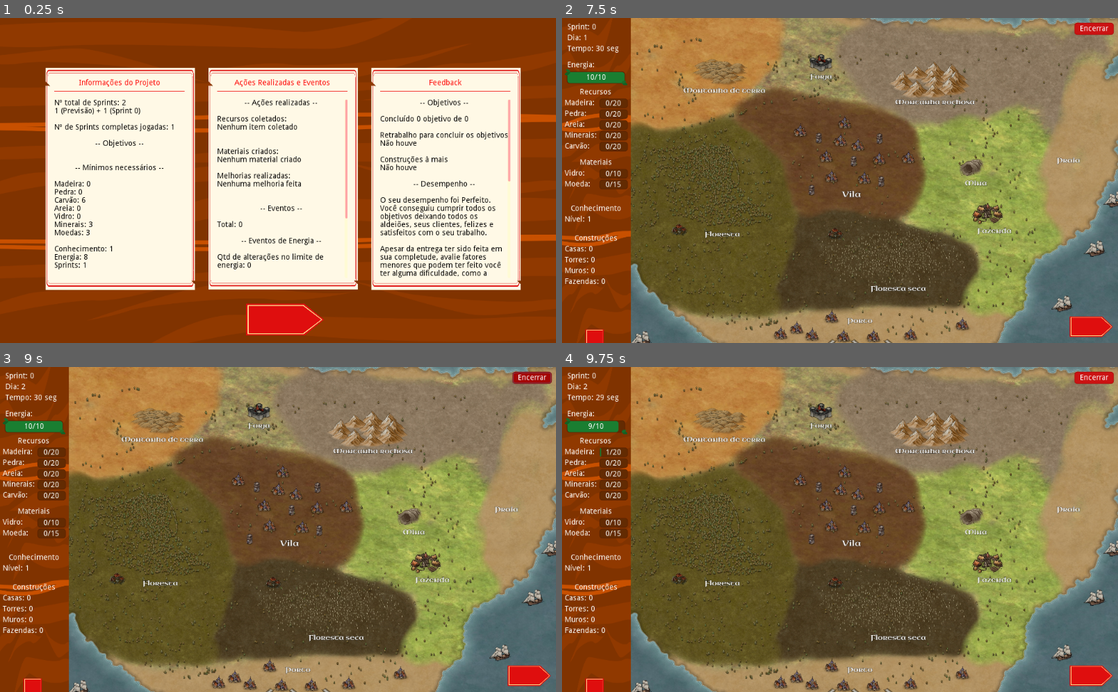
Above: before the commit, frames 1-4 (two rows, left to right).
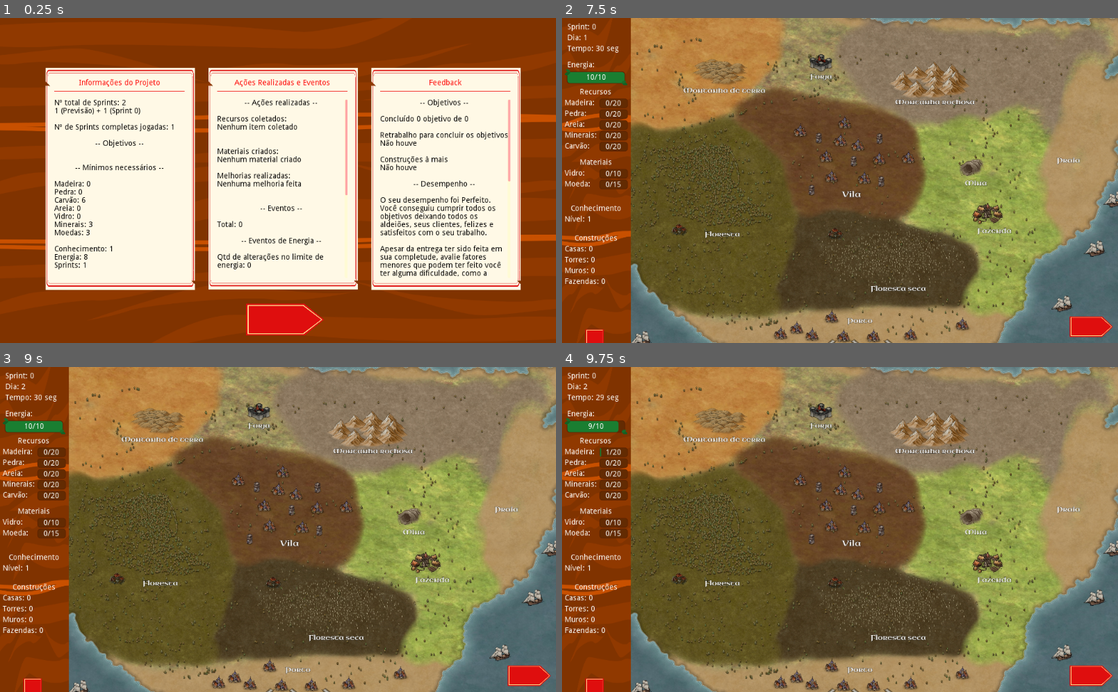
Above: after the commit, the same moments.

Repository: Gebp/TCC
Game: Godot game, scene res://Telas/5-Resultado.tscn
Same seed, same stepped clock (60 frames per second), same inputs: the game is played once before the commit and once after it. This scene is started directly instead of the project's main scene.
Inputs (mouse positions are in pixels of both pictures, inside the frame that each line leads up to):
- Up to frame 1 (0.25 s): no input
- Up to frame 2 (7.5 s): click (845, 320) at 0.5 s; click "Iniciar" at 1.25 s; click "- Selecione um Objetivo -" at 2 s; click "- Selecione um Objetivo -" at 2.75 s; click "- Selecione um Objetivo -" at 3.5 s; tap Enter at 4.25, 5.75 s; move the mouse to (962, 164) at 4.27 s; click (962, 164) at 4.42 s; tap Space at 5 s; drag from (728, 196) to (812, 245) at 5.02 s; move the mouse to (895, 109) at 5.77 s; click (895, 109) at 5.92 s; click (1090, 326) at 6.5 s; click (1090, 326) at 7.25 s
- Up to frame 3 (9 s): click (528, 675) at 8 s; click (533, 376) at 8.75 s, where only the run before the commit has a clickable "Encerrar"
- Up to frame 4 (9.75 s): click (706, 532) at 9.5 s

The runs differ from the first frame. In frame 1, less than 0.1% of the frame differs, in the area x 62-63%, y 54-62%; in frame 2, 0.3%, in the area x 92-100%, y 1-6%; in frame 3, 0.3%; in frame 4, 0.3%.
Error before the commit: Parse Error: Expected else after ternary if. (res://Scripts/exec.gd:65)

Commit message:
Eventos de Projeto
Adicionado os eventos negativos invitáveis e os eventos de seleção

Ajustada a parte do feedback que fala sobre as alterações causadas por eventos

Atualizado erro de escrita do título do jogo

Diff:
--- a/Agile_Vilage/Scripts/Btn_scripts/btn_p5.gd
+++ b/Agile_Vilage/Scripts/Btn_scripts/btn_p5.gd
@@ -56,6 +56,26 @@
 	GlobalVar.t_carvao = 0
 	GlobalVar.t_vidro = 0
 	GlobalVar.t_moeda = 0
+	# Validadores do bonus
+	GlobalVar.b_madeira = 0
+	GlobalVar.b_pedra = 0
+	GlobalVar.b_areia = 0
+	GlobalVar.b_minerais = 0
+	GlobalVar.b_carvao = 0
+	GlobalVar.b_vidro = 0
+	GlobalVar.b_moeda = 0
+	# Validadores donus
+	GlobalVar.o_madeira = 0
+	GlobalVar.o_pedra = 0
+	GlobalVar.o_areia = 0
+	GlobalVar.o_minerais = 0
+	GlobalVar.o_carvao = 0
+	GlobalVar.o_vidro = 0
+	GlobalVar.o_moeda = 0
+	GlobalVar.o_casas = 0
+	GlobalVar.o_torres = 0
+	GlobalVar.o_muros = 0
+	GlobalVar.o_fazendas = 0
 	# Validadores de completude [completo, sprint]
 	GlobalVar.c_obj_casas = [false, 0]
 	GlobalVar.c_obj_torres = [false, 0]
--- a/Agile_Vilage/Scripts/Singleton/global_var.gd
+++ b/Agile_Vilage/Scripts/Singleton/global_var.gd
@@ -58,6 +58,7 @@
 var micro_eventos = 0
 var eventos_inevitaveis = 0
 var eventos_selecionaveis = 0
+var ofertas_aceitas = 0
 # Validadores do total
 var t_energia = 10
 var t_madeira = 0
@@ -67,6 +68,26 @@
 var t_carvao = 0
 var t_vidro = 0
 var t_moeda = 0
+# Validadores do bonus
+var b_madeira = 0
+var b_pedra = 0
+var b_areia = 0
+var b_minerais = 0
+var b_carvao = 0
+var b_vidro = 0
+var b_moeda = 0
+# Validadores donus
+var o_madeira = 0
+var o_pedra = 0
+var o_areia = 0
+var o_minerais = 0
+var o_carvao = 0
+var o_vidro = 0
+var o_moeda = 0
+var o_casas = 0
+var o_torres = 0
+var o_muros = 0
+var o_fazendas = 0
 # Validadores de completude [completo, sprint]
 var c_obj_casas = [false, 0]
 var c_obj_torres = [false, 0]
--- a/Agile_Vilage/Scripts/exec.gd
+++ b/Agile_Vilage/Scripts/exec.gd
@@ -10,6 +10,10 @@
 var re_s = RandomNumberGenerator.new() # evento selecionável
 # nivel de alteração da energia
 var re_e = RandomNumberGenerator.new()
+# Valores para os eventos de compra
+var aqu = 0 # aquisiçao
+var pag = 0 # pagamento
+var be = 0
 
 func _ready():
 	if GlobalVar.sprint == 0:
@@ -54,46 +58,141 @@
 
 	if GlobalVar.sprint >= 3 and re_i >= abs(int(GlobalVar.sprint)-int(GlobalVar.dia)) and GlobalVar.dia == 1 or GlobalVar.dia == 4:
 		r.randomize()
-		var op = r.randi_range(1, 28)
+		var oe = r.randi_range(1, 28)
 		a.randomize()
 		var red = 0
-		if op < 16:
+		if oe < 16:
 			red = a.randi_range(1, 5)
 		else:
-			red = a.randi_range(1, 53
+			red = a.randi_range(1, 3)
 		# 1. Destruir Madeira
-		if GlobalVar.madeira > 0 and op == 2:
-			$Eventos/PopOnus.popup()
+		if GlobalVar.madeira > 0 and oe == 2:
+			GlobalVar.eventos_inevitaveis += 1
+			$Eventos/PopOnus.popup()
+			GlobalVar.madeira -= red
+			if GlobalVar.madeira < 0:
+				red -= GlobalVar.madeira
+				GlobalVar.madeira = 0
+			$Eventos/PopOnus/DetalheText.text = 'Um incêndio começou e atingiu seu depósito de Madeira. ' + str(red) + ' Madeira/s perdida/s.'
+			$Campos/Menu_lateral/Recursos/MadeiraBar/Madeira.text = str(GlobalVar.madeira) + '/' + str(GlobalVar.limite_madeira)
+			$Campos/Menu_lateral/Recursos/MadeiraBar.value = GlobalVar.madeira
+			GlobalVar.o_madeira += red
 		# 2. Destruir Pedra
-		if GlobalVar.pedra > 0 and op == 4:
-			$Eventos/PopOnus.popup()
+		elif GlobalVar.pedra > 0 and oe == 4:
+			GlobalVar.eventos_inevitaveis += 1
+			$Eventos/PopOnus.popup()
+			GlobalVar.pedra -= red
+			if GlobalVar.pedra < 0:
+				red -= GlobalVar.pedra
+				GlobalVar.pedra = 0
+			$Eventos/PopOnus/DetalheText.text = 'Um incêndio começou e atingiu seu depósito de Pedra. ' + str(red) + ' Pedra/s perdida/s.'
+			$Campos/Menu_lateral/Recursos/PedraBar/Pedra.text = str(GlobalVar.pedra) + '/' + str(GlobalVar.limite_pedra)
+			$Campos/Menu_lateral/Recursos/PedraBar.value = GlobalVar.pedra
+			GlobalVar.o_pedra += red
 		# 3. Destruir Areia
-		if GlobalVar.areia > 0 and op == 6:
-			$Eventos/PopOnus.popup()
+		elif GlobalVar.areia > 0 and oe == 6:
+			GlobalVar.eventos_inevitaveis += 1
+			$Eventos/PopOnus.popup()
+			GlobalVar.areia -= red
+			if GlobalVar.areia < 0:
+				red -= GlobalVar.areia
+				GlobalVar.areia = 0
+			$Eventos/PopOnus/DetalheText.text = 'Um furacão atingiu o vilarejo e destruiui parte do seu depósito de Areia. ' + str(red) + ' Areia/s perdida/s.'
+			$Campos/Menu_lateral/Recursos/AreiaBar/Areia.text = str(GlobalVar.areia) + '/' + str(GlobalVar.limite_areia)
+			$Campos/Menu_lateral/Recursos/AreiaBar.value = GlobalVar.areia
+			GlobalVar.o_areia += red
 		# 4. Destruir Carvão
-		if GlobalVar.carvao > 0 and op == 8:
-			$Eventos/PopOnus.popup()
+		elif GlobalVar.carvao > 0 and oe == 8:
+			GlobalVar.eventos_inevitaveis += 1
+			$Eventos/PopOnus.popup()
+			GlobalVar.carvao -= red
+			if GlobalVar.carvao < 0:
+				red -= GlobalVar.carvao
+				GlobalVar.carvao = 0
+			$Eventos/PopOnus/DetalheText.text = 'Um incêndio começou e atingiu seu depósito de Carvão. ' + str(red) + ' Carvão/ões perdido/s.'
+			$Campos/Menu_lateral/Recursos/CarvaoBar/Carvao.text = str(GlobalVar.carvao) + '/' + str(GlobalVar.limite_carvao)
+			$Campos/Menu_lateral/Recursos/CarvaoBar.value = GlobalVar.carvao
+			GlobalVar.o_carvao += red
 		# 5. Destruir Minerais
-		if GlobalVar.minerais > 0 and op == 10:
-			$Eventos/PopOnus.popup()
+		elif GlobalVar.minerais > 0 and oe == 10:
+			GlobalVar.eventos_inevitaveis += 1
+			$Eventos/PopOnus.popup()
+			GlobalVar.minerais -= red
+			if GlobalVar.minerais < 0:
+				red -= GlobalVar.minerais
+				GlobalVar.minerais = 0
+			$Eventos/PopOnus/DetalheText.text = 'Um incêndio começou e atingiu seu depósito de Minérais. ' + str(red) + ' Mineral/is perdido/s.'
+			$Campos/Menu_lateral/Recursos/MineraisBar/Minerais.text = str(GlobalVar.minerais) + '/' + str(GlobalVar.limite_minerais)
+			$Campos/Menu_lateral/Recursos/MineraisBar.value = GlobalVar.minerais
+			GlobalVar.o_minerais += red
 		# 6. Destruir Vidro
-		if GlobalVar.vidro > 0 and op == 12:
-			$Eventos/PopOnus.popup()
+		elif GlobalVar.vidro > 0 and oe == 12:
+			GlobalVar.eventos_inevitaveis += 1
+			$Eventos/PopOnus.popup()
+			GlobalVar.vidro -= red
+			if GlobalVar.vidro < 0:
+				red -= GlobalVar.vidro
+				GlobalVar.vidro = 0
+			$Eventos/PopOnus/DetalheText.text = 'Um terremoto fraco atingiu o vilarejo e seu depósito de Vidro foi atingido. ' + str(red) + ' Vidro/s perdido/s.'
+			$Campos/Menu_lateral/Materiais/VidroBar/Vidro.text = str(GlobalVar.vidro) + '/' + str(GlobalVar.limite_vidro)
+			$Campos/Menu_lateral/Materiais/VidroBar.value = GlobalVar.vidro
+			GlobalVar.o_vidro += red
 		# 7. Destruir Moeda
-		if GlobalVar.moeda > 0 and op == 14:
-			$Eventos/PopOnus.popup()
+		elif GlobalVar.moeda > 0 and oe == 14:
+			GlobalVar.eventos_inevitaveis += 1
+			$Eventos/PopOnus.popup()
+			GlobalVar.moeda -= red
+			if GlobalVar.moeda < 0:
+				red -= GlobalVar.moeda
+				GlobalVar.moeda = 0
+			$Eventos/PopOnus/DetalheText.text = 'Um furacão atingiu o vilarejo e destruiui parte do seu depósito de Moedas. ' + str(red) + ' Moeda/s perdida/s.'
+			$Campos/Menu_lateral/Materiais/MoedaBar/Moeda.text = str(GlobalVar.moeda) + '/' + str(GlobalVar.limite_moeda)
+			$Campos/Menu_lateral/Materiais/MoedaBar.value = GlobalVar.moeda
+			GlobalVar.o_moeda += red
 		# 8. Destruir Casa
-		if GlobalVar.casas > 0 and op == 16:
-			$Eventos/PopOnus.popup()
+		elif GlobalVar.casas > 0 and oe == 16:
+			GlobalVar.eventos_inevitaveis += 1
+			$Eventos/PopOnus.popup()
+			GlobalVar.casas -= red
+			if GlobalVar.casas < 0:
+				red -= GlobalVar.casas
+				GlobalVar.casas = 0
+			$Eventos/PopOnus/DetalheText.text = 'Um terremoto mediano atingiu o vilarejo e derrubou algumas Casaa. ' + str(red) + ' Casa/s perdida/s.'
+			$Campos/Menu_lateral/Construcoes/Casas.text = 'Casas: ' + str(GlobalVar.casas)
+			GlobalVar.o_casas += red
 		# 9. Destruir Muro
-		if GlobalVar.muros > 0 and op == 18:
-			$Eventos/PopOnus.popup()
+		elif GlobalVar.muros > 0 and oe == 18:
+			GlobalVar.eventos_inevitaveis += 1
+			$Eventos/PopOnus.popup()
+			GlobalVar.muros -= red
+			if GlobalVar.muros < 0:
+				red -= GlobalVar.muros
+				GlobalVar.muros = 0
+			$Eventos/PopOnus/DetalheText.text = 'Um furacão atingiu o vilarejo e destruiui parte do seus Muros. ' + str(red) + ' Muro/s perdido/s.'
+			$Campos/Menu_lateral/Construcoes/Muros.text = 'Muros: ' + str(GlobalVar.muros)
+			GlobalVar.o_muros += red
 		# 10. Destruir Torre
-		if GlobalVar.torres > 0 and op == 20:
-			$Eventos/PopOnus.popup()
+		elif GlobalVar.torres > 0 and oe == 20:
+			GlobalVar.eventos_inevitaveis += 1
+			$Eventos/PopOnus.popup()
+			GlobalVar.torres -= red
+			if GlobalVar.torres < 0:
+				red -= GlobalVar.torres
+				GlobalVar.torres = 0
+			$Eventos/PopOnus/DetalheText.text = 'Um terremoto forte atingiu o vilarejo e derrubou algumas Torres. ' + str(red) + ' Torre/s perdida/s.'
+			$Campos/Menu_lateral/Construcoes/Torres.text = 'Torres: ' + str(GlobalVar.torres)
+			GlobalVar.o_torres += red
 		# 12. Destruir Fazenda
-		if GlobalVar.fazendas > 0 and op == 22:
-			$Eventos/PopOnus.popup()
+		elif GlobalVar.fazendas > 0 and oe == 22:
+			GlobalVar.eventos_inevitaveis += 1
+			$Eventos/PopOnus.popup()
+			GlobalVar.fazendas -= red
+			if GlobalVar.fazendas < 0:
+				red -= GlobalVar.fazendas
+				GlobalVar.fazendas = 0
+			$Eventos/PopOnus/DetalheText.text = 'Um incêndio começou e algumas Fazendas. ' + str(red) + ' Fazenda/s perdida/s.'
+			$Campos/Menu_lateral/Construcoes/Fazendas.text = 'Fazendas: ' + str(GlobalVar.fazendas)
+			GlobalVar.o_fazendas += red
 
 	re_mb = prob_random()
 	re_s = prob_random()
@@ -106,29 +205,101 @@
 
 	if GlobalVar.sprint >= 3 and re_s >= abs(int(GlobalVar.sprint)-int(GlobalVar.dia)) and GlobalVar.dia == 1 or GlobalVar.dia == 4:
 		r.randomize()
-		var op = r.randi_range(1, 14)
+		be = r.randi_range(1, 14)
 		a.randomize()
-		var red = a.randi_range(1, 5)
+		aqu = a.randi_range(2, 10)
+		pag = a.randi_range(3, 12) # em moedas
 		# 1. Vender Madeira
-		if op == 2:
-
-			$Eventos/PopBonus/DetalheText.text = ''
+		if be == 2:
+			GlobalVar.eventos_selecionaveis += 1
+			$Eventos/PopBonus/DetalheText.text = 'O Mercador está oferecendo ' + str(aqu) + ' Madeiras por ' + str(pag) + ' Moedas.'
 			$Eventos/PopBonus.popup()
 		# 2. Vender Pedra
-		if op == 4:
+		elif be == 4:
+			GlobalVar.eventos_selecionaveis += 1
+			$Eventos/PopBonus/DetalheText.text = 'O Mercador está oferecendo ' + str(aqu) + ' Pedras por ' + str(pag) + ' Moedas.'
 			$Eventos/PopBonus.popup()
 		# 3. Vender Areia
-		if op == 6:
+		elif be == 6:
+			GlobalVar.eventos_selecionaveis += 1
+			$Eventos/PopBonus/DetalheText.text = 'O Mercador está oferecendo ' + str(aqu) + ' Areias por ' + str(pag) + ' Moedas.'
 			$Eventos/PopBonus.popup()
 		# 4. Vender Carvao
-		if op == 8:
+		elif be == 8:
+			GlobalVar.eventos_selecionaveis += 1
+			$Eventos/PopBonus/DetalheText.text = 'O Mercador está oferecendo ' + str(aqu) + ' Carvões por ' + str(pag) + ' Moedas.'
 			$Eventos/PopBonus.popup()
 		# 5. Vender Minerais
-		if op == 10:
+		elif be == 10:
+			GlobalVar.eventos_selecionaveis += 1
+			$Eventos/PopBonus/DetalheText.text = 'O Mercador está oferecendo ' + str(aqu) + ' Minerais por ' + str(pag) + ' Moedas.'
 			$Eventos/PopBonus.popup()
 		# 6. Vender Vidro
-		if op == 12:
-			$Eventos/PopBonus.popup()
+		elif be == 12:
+			GlobalVar.eventos_selecionaveis += 1
+			$Eventos/PopBonus/DetalheText.text = 'O Mercador está oferecendo ' + str(aqu) + ' Vidros por ' + str(pag) + ' Moedas.'
+			$Eventos/PopBonus.popup()
+		if GlobalVar.moeda - pag >= 0:
+			$Eventos/PopBonus/BtnConfirma.disabled = false
+			$Eventos/PopBonus/BtnConfirma.mouse_default_cursor_shape = Control.CURSOR_POINTING_HAND
+		else:
+			$Eventos/PopBonus/BtnConfirma.hint_tooltip = 'Sem Moedas suficientes'
+			$Eventos/PopBonus/BtnConfirma.disabled = true
+			$Eventos/PopBonus/BtnConfirma.mouse_default_cursor_shape = Control.CURSOR_FORBIDDEN
+
+func _on_BtnConfirma_pressed():
+	if GlobalVar.moeda - pag >= 0:
+		# 1. Vender Madeira
+		if be == 2:
+			GlobalVar.madeira += aqu
+			if GlobalVar.madeira > GlobalVar.limite_madeira:
+				GlobalVar.madeira = GlobalVar.limite_madeira
+			$Campos/Menu_lateral/Recursos/MadeiraBar/Madeira.text = str(GlobalVar.madeira) + '/' + str(GlobalVar.limite_madeira)
+			$Campos/Menu_lateral/Recursos/MadeiraBar.value = GlobalVar.madeira
+		# 2. Vender Pedra
+		elif be == 4:
+			GlobalVar.pedra += aqu
+			if GlobalVar.pedra > GlobalVar.limite_pedra:
+				GlobalVar.pedra = GlobalVar.limite_pedra
+			$Campos/Menu_lateral/Recursos/PedraBar/Pedra.text = str(GlobalVar.pedra) + '/' + str(GlobalVar.limite_pedra)
+			$Campos/Menu_lateral/Recursos/PedraBar.value = GlobalVar.pedra
+		# 3. Vender Areia
+		elif be == 6:
+			GlobalVar.areia += aqu
+			if GlobalVar.areia > GlobalVar.limite_areia:
+				GlobalVar.areia = GlobalVar.limite_areia
+			$Campos/Menu_lateral/Recursos/AreiaBar/Areia.text = str(GlobalVar.areia) + '/' + str(GlobalVar.limite_areia)
+			$Campos/Menu_lateral/Recursos/AreiaBar.value = GlobalVar.areia
+		# 4. Vender Carvao
+		elif be == 8:
+			GlobalVar.carvao += aqu
+			if GlobalVar.carvao > GlobalVar.limite_carvao:
+				GlobalVar.carvao = GlobalVar.limite_carvao
+			$Campos/Menu_lateral/Recursos/CarvaoBar/Carvao.text = str(GlobalVar.carvao) + '/' + str(GlobalVar.limite_carvao)
+			$Campos/Menu_lateral/Recursos/CarvaoBar.value = GlobalVar.carvao
+		# 5. Vender Minerais
+		elif be == 10:
+			GlobalVar.minerais += aqu
+			if GlobalVar.minerais > GlobalVar.limite_minerais:
+				GlobalVar.minerais = GlobalVar.limite_minerais
+			$Campos/Menu_lateral/Recursos/MineraisBar/Minerais.text = str(GlobalVar.minerais) + '/' + str(GlobalVar.limite_minerais)
+			$Campos/Menu_lateral/Recursos/MineraisBar.value = GlobalVar.minerais
+		# 6. Vender Vidro
+		elif be == 12:
+			GlobalVar.vidro += aqu
+			if GlobalVar.vidro > GlobalVar.limite_vidro:
+				GlobalVar.vidro = GlobalVar.limite_vidro
+			$Campos/Menu_lateral/Materiais/VidroBar/Vidro.text = str(GlobalVar.vidro) + '/' + str(GlobalVar.limite_vidro)
+			$Campos/Menu_lateral/Materiais/VidroBar.value = GlobalVar.vidro
+		GlobalVar.ofertas_aceitas += 1
+		GlobalVar.b_moeda += pag
+		GlobalVar.moeda -= pag
+		$Campos/Menu_lateral/Materiais/MoedaBar/Moeda.text = str(GlobalVar.moeda) + '/' + str(GlobalVar.limite_moeda)
+		$Campos/Menu_lateral/Materiais/MoedaBar.value = GlobalVar.moeda
+		$Eventos/PopBonus.hide()
+
+func _on_BtnRecusa_pressed():
+	$Eventos/PopBonus.hide()
 
 # Passagem dos tutoriais
 # -----------------------
--- a/Agile_Vilage/Scripts/result.gd
+++ b/Agile_Vilage/Scripts/result.gd
@@ -113,7 +113,7 @@
 # Exposição dos eventos do jogo
 func events():
 	$Resultados/Eventos/Texto.bbcode_enabled = true
-	$Resultados/Eventos/Texto.bbcode_text = '[center]-- Ações r …(614 unchanged characters)… veis) + str(eventos_inevitaveis()) + '\n\n[center]-- Eventos de Seleção --[/center …(93 unchanged characters)…
+	$Resultados/Eventos/Texto.bbcode_text = '[center]-- Ações r …(614 unchanged characters)… veis) + str(eventos_inevitaveis()) + '\n[center]-- Eventos de Seleção --[/center …(93 unchanged characters)…
 
 # Validações das ações realizadas pelo jogador
 func acoes():
@@ -169,10 +169,54 @@
 	return 'Recursos coletados:\n' + str(coleta) + '\n\nMateriais criados:\n' + str(criacao) + '\nMelhorias realizadas:\n' + str(melhoria) + '\n\n'
 
 func eventos_inevitaveis():
-	return ''
+	var e_i = ''
+
+	if GlobalVar.o_madeira > 0:
+		e_i += 'Madeiras perdidas: ' + str(GlobalVar.o_madeira) + '\n'
+	if GlobalVar.o_pedra > 0:
+		e_i += 'Pedras perdidas: ' + str(GlobalVar.o_pedra) + '\n'
+	if GlobalVar.o_areia > 0:
+		e_i += 'Areias perdidas: ' + str(GlobalVar.o_areia) + '\n'
+	if GlobalVar.o_minerais > 0:
+		e_i += 'Minerais perdidos: ' + str(GlobalVar.o_minerais) + '\n'
+	if GlobalVar.o_carvao > 0:
+		e_i += 'Carvões perdidos: ' + str(GlobalVar.o_carvao) + '\n'
+	if GlobalVar.o_vidro > 0:
+		e_i += 'Vidros perdidos: ' + str(GlobalVar.o_vidro) + '\n'
+	if GlobalVar.o_moeda > 0:
+		e_i += 'Moedas perdidas: ' + str(GlobalVar.o_moeda) + '\n'
+	if GlobalVar.o_casas > 0:
+		e_i += 'Casas destruídas: ' + str(GlobalVar.o_casas) + '\n'
+	if GlobalVar.o_torres > 0:
+		e_i += 'Torres destruídas: ' + str(GlobalVar.o_torres) + '\n'
+	if GlobalVar.o_muros > 0:
+		e_i += 'Muros destruídas: ' + str(GlobalVar.o_muros) + '\n'
+	if GlobalVar.o_fazendas > 0:
+		e_i += 'Fazendas destruídas: ' + str(GlobalVar.o_fazendas) + '\n'
+	if e_i == '':
+		e_i = 'Não houve nenhum empecilho'
+
+	return '\n\n' + e_i
 
 func eventos_selecionaveis():
-	return ''
+	var e_s = ''
+
+	if GlobalVar.b_madeira > 0:
+		e_s += 'Madeiras compradas: ' + str(GlobalVar.b_madeira) + '\n'
+	if GlobalVar.b_pedra > 0:
+		e_s += 'Pedras compradas: ' + str(GlobalVar.b_pedra) + '\n'
+	if GlobalVar.b_areia > 0:
+		e_s += 'Areias compradas: ' + str(GlobalVar.b_areia) + '\n'
+	if GlobalVar.b_minerais > 0:
+		e_s += 'Minerais comprados: ' + str(GlobalVar.b_minerais) + '\n'
+	if GlobalVar.b_carvao > 0:
+		e_s += 'Carvões comprados: ' + str(GlobalVar.b_carvao) + '\n'
+	if GlobalVar.b_vidro > 0:
+		e_s += 'Vidros comprados: ' + str(GlobalVar.b_vidro) + '\n'
+	if e_s == '':
+		e_s = 'Nenhum recurso ou material comprado'
+
+	return '\n\nOfertas aceitas: ' + str(GlobalVar.ofertas_aceitas) + '\n\n' + e_s + '\n\nTotal gasto: ' + str(GlobalVar.b_moeda)
 
 # Análise dos resultados
 func feedback():
--- a/Agile_Vilage/Telas/1-MenuInicial.tscn
+++ b/Agile_Vilage/Telas/1-MenuInicial.tscn
@@ -44,7 +44,7 @@
 }
 
 [node name="Titulo" type="Sprite" parent="Area2D"]
-position = Vector2( 119, 120 )
+position = Vector2( 120, 120 )
 scale = Vector2( 0.25, 0.21 )
 texture = ExtResource( 5 )
 
--- a/Agile_Vilage/Telas/4-Execucao.tscn
+++ b/Agile_Vilage/Telas/4-Execucao.tscn
@@ -1820,3 +1820,5 @@
 [connection signal="popup_hide" from="Tutorial/Popup9" to="." method="_on_Popup9_popup_hide"]
 [connection signal="popup_hide" from="Tutorial/Popup10" to="." method="_on_Popup10_popup_hide"]
 [connection signal="popup_hide" from="Tutorial/Popup11" to="." method="_on_Popup11_popup_hide"]
+[connection signal="pressed" from="Eventos/PopBonus/BtnConfirma" to="." method="_on_BtnConfirma_pressed"]
+[connection signal="pressed" from="Eventos/PopBonus/BtnRecusa" to="." method="_on_BtnRecusa_pressed"]
Not shown, added: Agile_Vilage/Audio/Background-Music.mp3.import
Binary file changed: Agile_Vilage/Imagens/Outros/Titulo.png
Not shown: 1 places in Agile_Vilage/Telas/4-Execucao.tscn that only renumber resources
Not shown, added: Agile_Vilage/Audio/Background-Music.mp3
